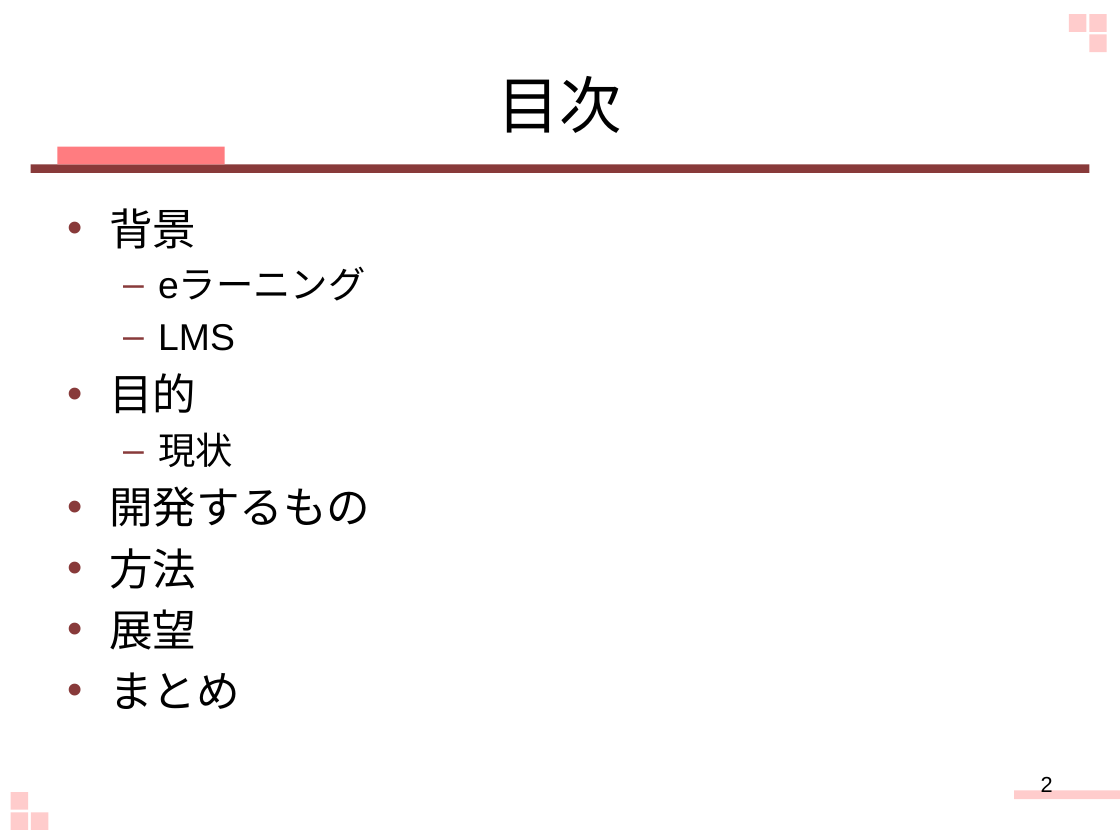
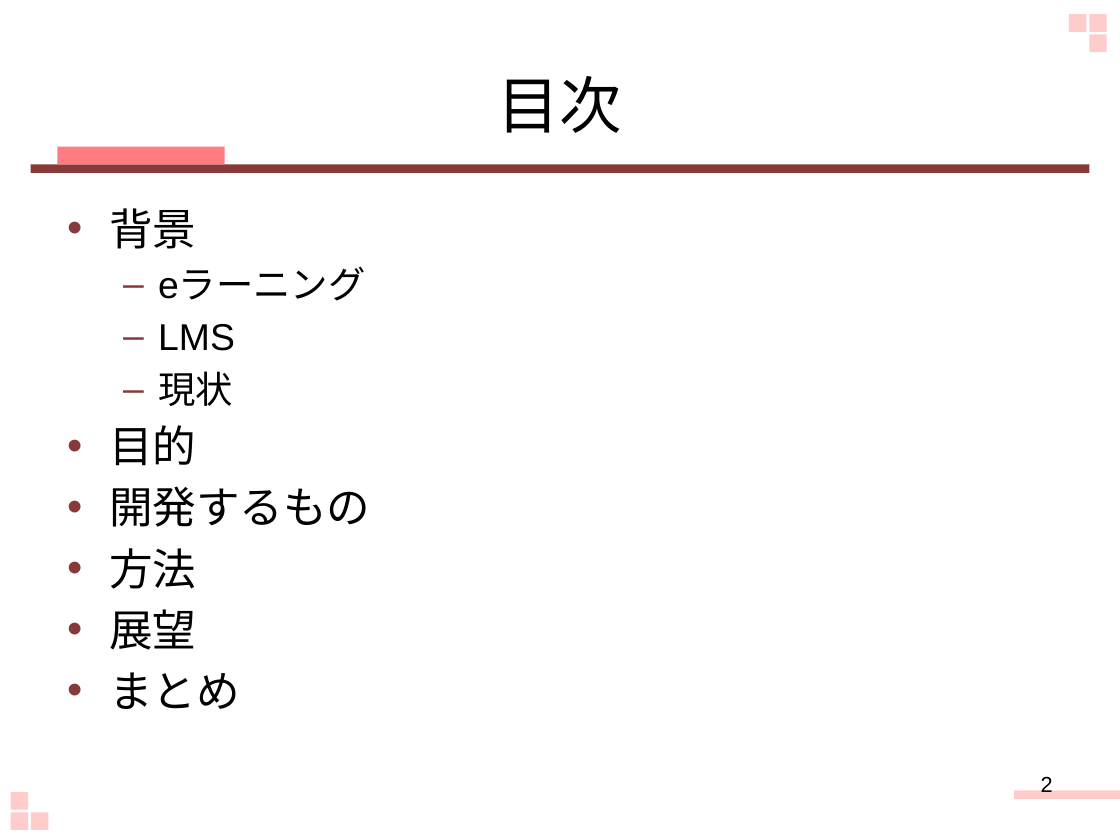
Before and after one commit to keimatsui/kadai, a slide deck: slide 2 of 卒業論文/2012/野口杏子/最終発表.pptx. Drawn at 1120x840 pixels with LibreOffice and Linux fonts; fonts in the diff are those of the drawing. Boxes give left, top, right and bottom in pixels: in the first picture for what was removed or moved away, otherwise in the second. Text is boxed around its words. In the diff, an @@ line names an element or a change of style, - is before the commit and + after.

```diff
--- a/卒業論文/2012/野口杏子/最終発表.pptx
+++ b/卒業論文/2012/野口杏子/最終発表.pptx
@@ text at (158,371,233,406): paragraph added @@
+  – 現状
@@ text at (158,432,233,467): paragraph removed @@
-  – 現状
```
Also in this commit, not shown: 6 other slides changed, 1 slide added.
